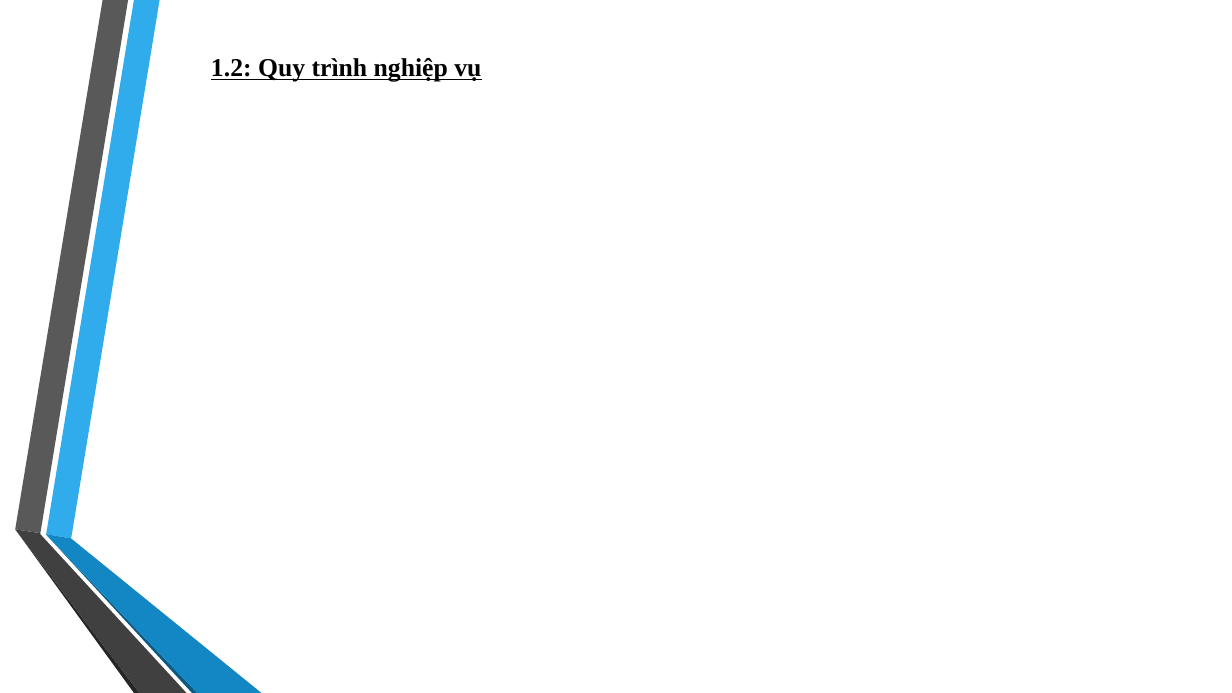
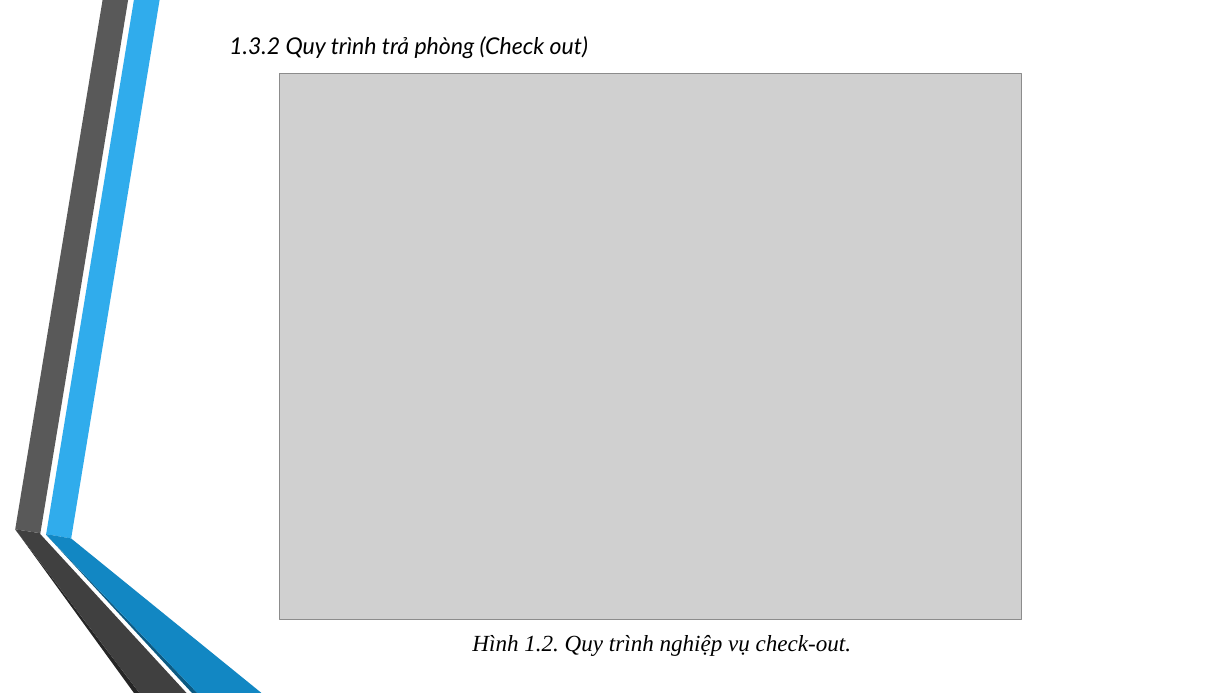
Before and after one commit to DaemonZZ/pttkht, a slide deck: slide 6 of QLKS.pptx (slide 4 before the commit). Drawn at 1232x693 pixels with LibreOffice and Linux fonts; fonts in the diff are those of the drawing; grey boxes stand for pictures; background and template pictures are left out. Boxes give left, top, right and bottom in pixels: in the first picture for what was removed or moved away, otherwise in the second. Text is boxed around its words. In the diff, an @@ line names an element or a change of style, - is before the commit and + after.

```diff
--- a/QLKS.pptx
+++ b/QLKS.pptx
@@ text added at <box>229,36,588,59</box>, 18 pt, text #000000, italic @@
+1.3.2 Quy trình trả phòng (Check out)
@@ picture added at <box>280,74,1022,620</box> @@
@@ text at <box>472,635,851,656</box>: text changed; size 20 to 18 pt; bold off; italic on @@
-1.2: Quy trình nghiệp vụ
+Hình 1.2. Quy trình nghiệp vụ check-out.
```
Also in this commit, not shown: 5 other slides changed, 29 slides added, 9 slides removed, 3 other files.
